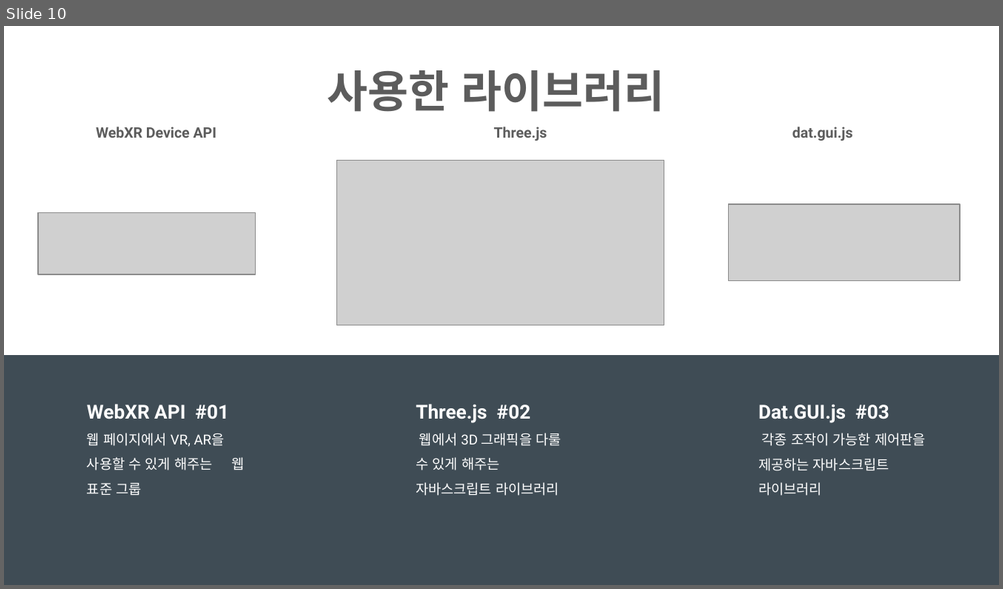
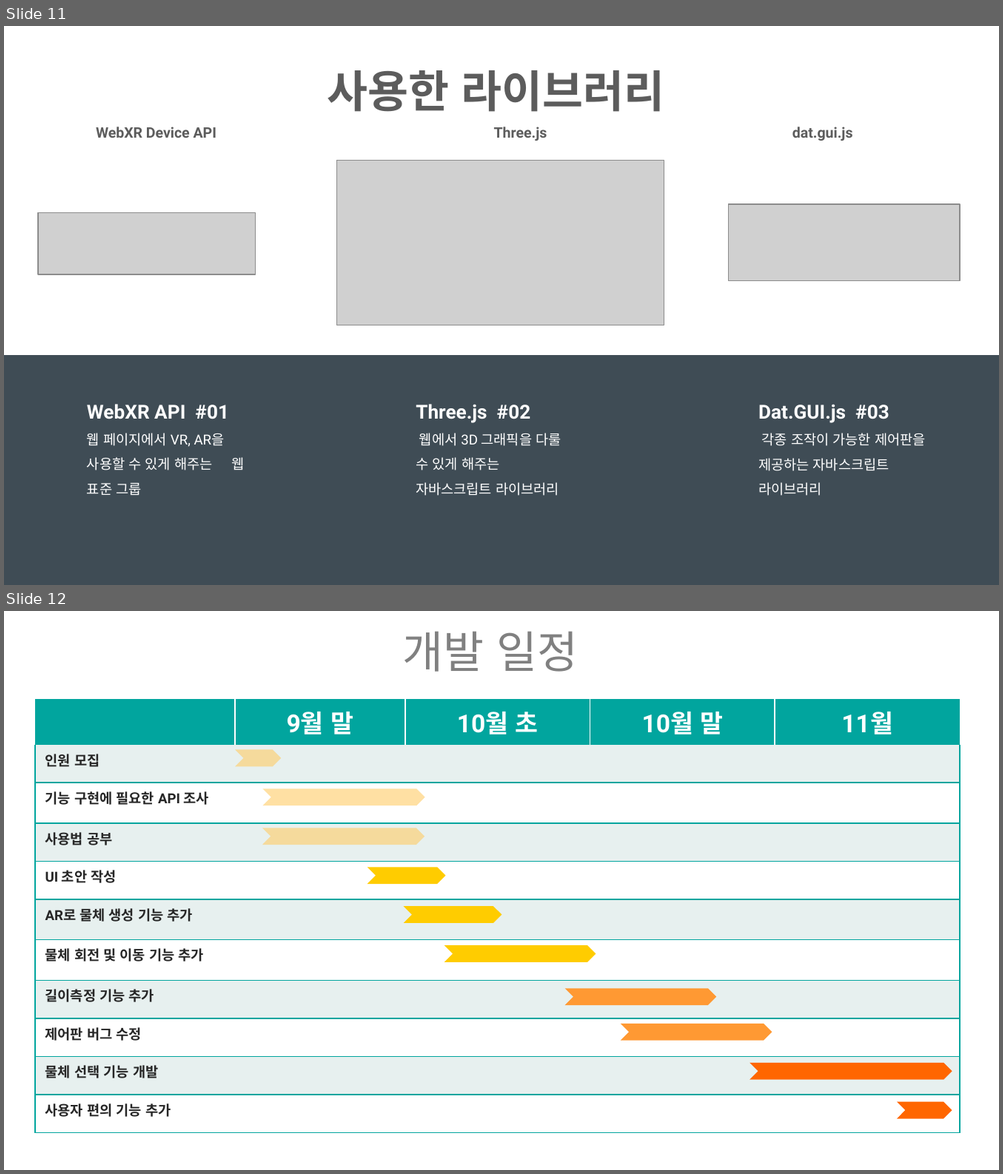
Before and after one commit to ptyoiy/ARwork, a slide deck: 호남-발표자료.pptx. Shown one above the other, each under a label of ours: slide 10 before the commit, slides 11 and 12 after it. The pictures are 1003x589 and 1003x1174 pixels, drawn with LibreOffice and Linux fonts; fonts in the diff are those of the drawing; grey boxes stand for pictures. Boxes give left, top, right and bottom in pixels: in the first picture for what was removed or moved away, otherwise in the second. Text is boxed around its words. In the diff, an @@ line names an element or a change of style, - is before the commit and + after.

```diff
--- a/호남-발표자료.pptx
+++ b/호남-발표자료.pptx
@@ slide 12 added at <box>4,611,999,1170</box>, background #FFFFFF @@
@@ title added at <box>403,631,578,672</box>, 32 pt, text #808080 @@
+개발 일정
@@ table added at <box>35,698,960,1126</box>, 11 rows, 5 columns @@
+ | 9월 말 | 10월 초 | 10월 말 | 11월
+인원 모집 |  |  |  | 
+기능 구현에 필요한 API 조사 |  |  |  | 
+사용법 공부 |  |  |  | 
+UI 초안 작성 |  |  |  | 
+AR로 물체 생성 기능 추가 |  |  |  | 
+물체 회전 및 이동 기능 추가 |  |  |  | 
+길이측정 기능 추가 |  |  |  | 
+제어판 버그 수정 |  |  |  | 
+물체 선택 기능 개발 |  |  |  | 
+사용자 편의 기능 추가 |  |  |  | 
@@ chevron added at <box>235,750,281,767</box>, fill #FFCC66 at 60% opacity @@
@@ chevron added at <box>262,789,425,806</box>, fill #FFCC66 at 60% opacity @@
@@ chevron added at <box>262,828,425,845</box>, fill #FFCC66 at 60% opacity @@
@@ chevron added at <box>367,868,446,885</box>, fill #FFCC00 @@
@@ chevron added at <box>404,906,502,923</box>, fill #FFCC00 @@
@@ chevron added at <box>444,945,596,962</box>, fill #FFCC00 @@
@@ chevron added at <box>565,989,716,1006</box>, fill #FF9933 @@
@@ chevron added at <box>620,1024,772,1041</box>, fill #FF9933 @@
@@ chevron added at <box>749,1062,950,1079</box>, fill #FF6600 @@
@@ chevron added at <box>896,1102,950,1119</box>, fill #FF6600 @@
@@ what was slide 10 is now slide 11 @@
```
Also in this commit, not shown: 12 slides changed, 2 other slides added, 1 slide removed, 1 other file.
